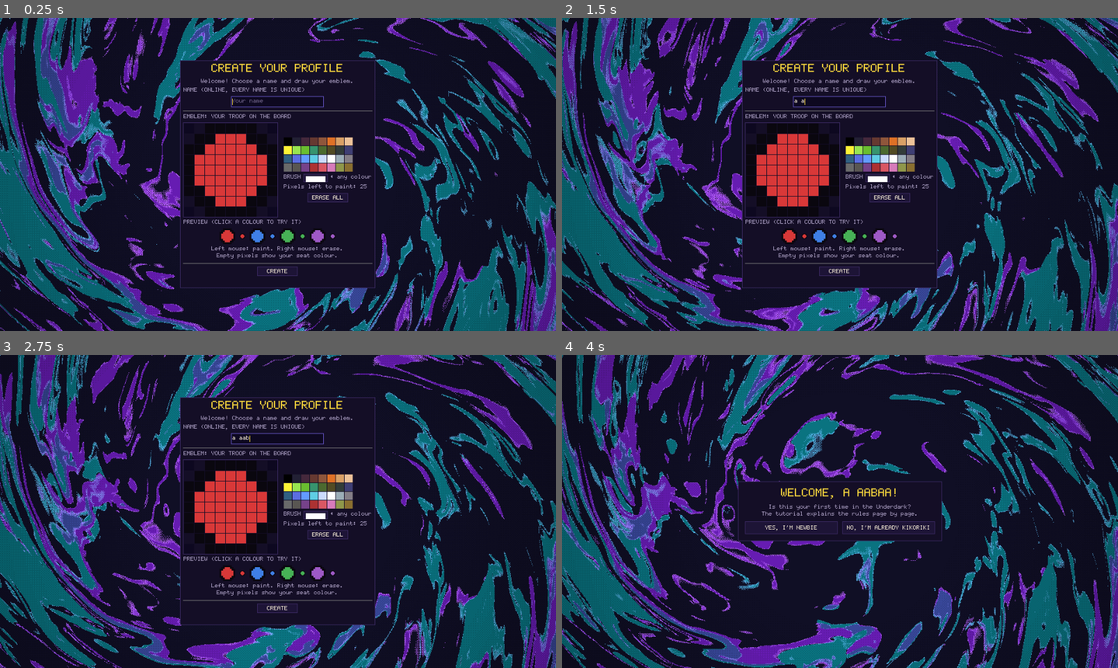
Above: before the commit, frames 1-4 (two rows, left to right).
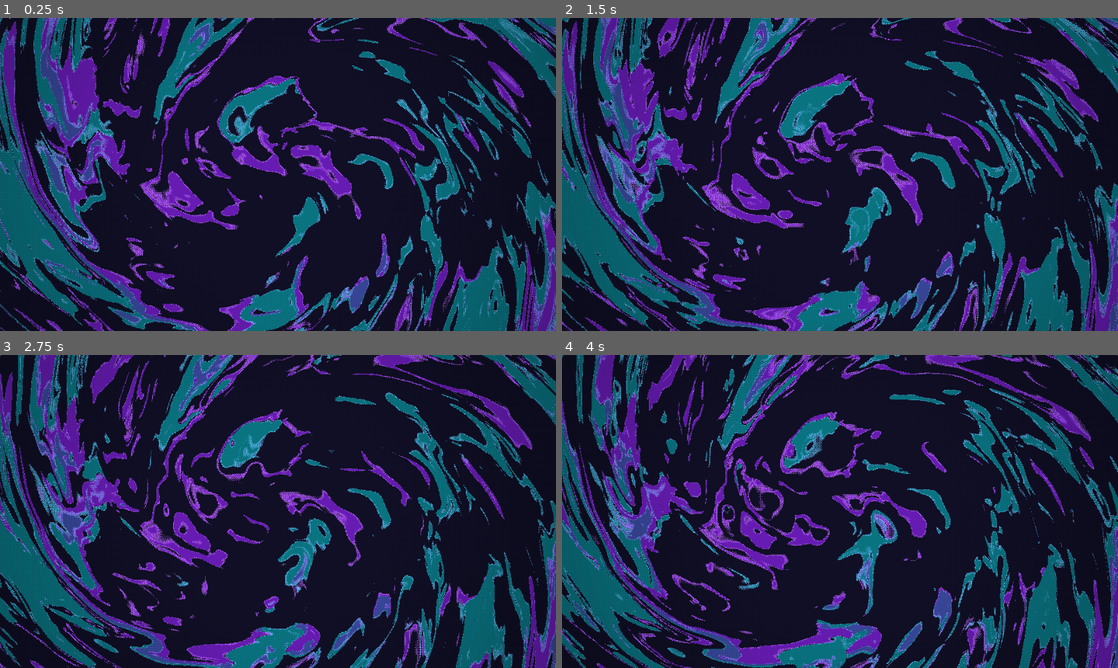
Above: after the commit, the same moments.

Repository: zhenyaapocalipsis/totug
Game: Godot game, scene res://scenes/launcher.tscn
Two runs of this game, one before a commit and one after it. Both use one fixed random seed, a clock stepped at 60 frames per second and the inputs below.
Inputs (mouse positions are in pixels of both pictures, inside the frame that each line leads up to):
- Up to frame 1 (0.25 s): no input
- Up to frame 2 (1.5 s): tap A at 0.5, 1.25 s; move the mouse to (962, 158) at 0.52 s; hold Right 0.53-1.25 s; tap Alt at 0.6 s; click (962, 158) at 0.67 s; tap Space at 0.77 s; drag from (728, 190) to (812, 237) at 1.27 s
- Up to frame 3 (2.75 s): tap A at 2 s; move the mouse to (333, 442) at 2.02 s; hold Right from 2.03 s (still down); tap B at 2.1 s; click (333, 442) at 2.17 s
- Up to frame 4 (4 s): release Right at 2.75 s; tap A at 2.75, 3.5 s; drag from (812, 574) to (673, 464) at 2.77 s; move the mouse to (1006, 558) at 3.52 s; hold Left from 3.53 s (still down); tap Enter at 3.6 s; click (1006, 558) at 3.67 s; tap Space at 3.77 s

The runs differ from the first frame. In frame 1, 9.7% of the frame differs, in the area x 32-68%, y 13-87%; in frame 2, 10%; in frame 3, 10%; in frame 4, 3.1%.
Error after the commit: Parse Error: Could not find type "TurnRecap" in the current scope. (res://scenes/ui/game_screen.gd:103)

Commit message:
UI: сводка ходов без рамки; наведение на её карту — полная карта по центру без Alt
Co-Authored-By: Claude Opus 5.5 <noreply@anthropic.com>

Diff:
--- a/engine/godot/scenes/ui/card_preview.gd
+++ b/engine/godot/scenes/ui/card_preview.gd
@@ -90,7 +90,10 @@
 
 
 func _sync() -> void:
-	if _alt and _hovered != null and is_instance_valid(_hovered):
+	# Карты сводки ходов показываются крупно и без Alt (решение владельца,
+	# 2026-09-26): они крошечные, и другого способа их прочитать нет.
+	var hovered := _hovered != null and is_instance_valid(_hovered)
+	if hovered and (_alt or _hovered.preview_without_alt):
 		if _source != _hovered:
 			_show(_hovered)
 	elif _card != null:
--- a/engine/godot/scenes/ui/card_view.gd
+++ b/engine/godot/scenes/ui/card_view.gd
@@ -65,6 +65,9 @@
 var clickable: bool = false
 ## Показывать ли увеличенную копию при наведении (у самой копии — нет).
 var hover_preview: bool = true
+## Увеличенная копия появляется по одному наведению, без Alt (карты сводки
+## ходов — см. TurnFeed, CardPreview._sync).
+var preview_without_alt: bool = false
 ## Рисовать ли золотую рамку у доступной карты (в окне выбора её нет).
 var highlight: bool = true
 var _pixel: Texture2D = null
--- a/engine/godot/scenes/ui/turn_feed.gd
+++ b/engine/godot/scenes/ui/turn_feed.gd
@@ -1,76 +1,129 @@
-class_name TurnRecap
+class_name TurnFeed
 extends PanelContainer
 
-## Сводка ходов соперников: когда ход приходит к зрителю, у левого края доски
-## на несколько секунд выезжает колонка маленьких карт — что каждый соперник
-## купил, промоутил и съел, пока зритель ждал. Для тех, кто отвернулся:
-## читать ничего не надо, только картинки с подписью BOUGHT / PROMOTED /
-## DEVOURED. Карты — обычные CardView: по наведению и Alt их видно крупно.
+## Сводка ходов — постоянная колонка у левого края экрана (решение
+## владельца, 2026-09-26: «бесконечная сводка слева»). Копит с начала партии
+## всё, что игроки купили, промоутили и съели, маленькими картами с подписью
+## BOUGHT / PROMOTED / DEVOURED — журнал никто не читает, а картинки видно.
 ##
-## Колонкой слева (решение владельца, 2026-09-26): так сводка не закрывает
-## середину доски и руку. Сверху вниз — по порядку ходов, внутри игрока — по
-## порядку действий. Не влезает по высоте — отбрасываются самые старые карты.
+## Сверху вниз — по порядку: каждый ход начинается подписью «RED'S TURN» в
+## цвет игрока. Новая карта встаёт внизу со вспышкой, и колонка сама
+## листается к ней — если игрок не отлистал колёсиком назад, читая историю.
+## Полосы прокрутки нет: она съела бы ширину, а колесо работает и без неё.
 ##
-## Мышь над колонкой держит её на экране; щелчок убирает сразу.
+## Карты — обычные CardView, но крупно их видно по одному наведению, без Alt
+## (полная карта по центру экрана, как в CardPreview).
 
-const SHOW_TIME := 5.0
-const FADE_TIME := 0.18
-## На сколько пикселей колонка выезжает слева.
-const SLIDE := 12.0
 const CARD := Vector2(80, 76)
+const PAD := 3
+## Ширина колонки: карта и поля. GameScreen отдаёт её слева от доски.
+const WIDTH := CARD.x + PAD * 2
+## Больше карт не держим — самые старые уходят (сотни узлов ни к чему).
+const MAX_CELLS := 200
+## Насколько близко к низу надо быть, чтобы колонка продолжала листаться
+## за новыми картами.
+const FOLLOW_SLACK := 8
 
-var _col: VBoxContainer
-var _left := 0.0
-var _fade := 0.0
-var _home := Vector2.ZERO
+var _scroll: ScrollContainer
+var _list: VBoxContainer
+var _placeholder: Label
+var _last_pid := ""
+var _turn_closed := true
+var _cells: Array[Control] = []
+## Сколько кадров ещё дотягивать прокрутку до низа: размер списка после
+## добавления карты станет известен только на следующем кадре.
+var _pin_frames := 0
 
 
 func _init() -> void:
 	mouse_filter = Control.MOUSE_FILTER_STOP
-	visible = false
-	_col = VBoxContainer.new()
-	_col.add_theme_constant_override("separation", 2)
-	_col.mouse_filter = Control.MOUSE_FILTER_IGNORE
-	add_child(_col)
+	# Без подложки и рамки (решение владельца): карты висят прямо над фоном.
+	var style := StyleBoxEmpty.new()
+	style.content_margin_left = PAD
+	style.content_margin_right = PAD
+	style.content_margin_top = 2
+	style.content_margin_bottom = 2
+	add_theme_stylebox_override("panel", style)
+	_scroll = ScrollContainer.new()
+	_scroll.horizontal_scroll_mode = ScrollContainer.SCROLL_MODE_DISABLED
+	_scroll.vertical_scroll_mode = ScrollContainer.SCROLL_MODE_SHOW_NEVER
+	add_child(_scroll)
+	_list = VBoxContainer.new()
+	_list.add_theme_constant_override("separation", 2)
+	_list.size_flags_horizontal = Control.SIZE_EXPAND_FILL
+	_list.mouse_filter = Control.MOUSE_FILTER_IGNORE
+	_scroll.add_child(_list)
+	_placeholder = Label.new()
+	_placeholder.text = "MOVES"
+	_placeholder.horizontal_alignment = HORIZONTAL_ALIGNMENT_CENTER
+	_placeholder.add_theme_color_override("font_color", PixelTheme.TEXT_OFF)
+	_list.add_child(_placeholder)
 	set_process(false)
 
 
-## groups — [{"pid": ..., "items": [{"cid": ..., "tag": "BOUGHT"}, ...]}, ...]
-## по порядку ходов. Колонка встаёт левым верхним углом в top_left и не
-## выше max_height.
-func show_groups(groups: Array, top_left: Vector2, max_height: float) -> void:
-	for child in _col.get_children():
-		_col.remove_child(child)
-		child.queue_free()
-	var border := PixelTheme.BORDER
-	var cells: Array[Control] = []   # от старых к новым — лишние убираем с начала
-	for group: Dictionary in groups:
-		var pid := String(group["pid"])
-		var colour: Color = BoardPanel.PLAYER_COLORS.get(pid, PixelTheme.TEXT)
-		if groups.size() == 1:
-			border = colour
-		var title := Label.new()
-		title.text = "%s'S TURN" % EventLogPanel.player_name(pid).to_upper()
-		title.add_theme_color_override("font_color", colour.lightened(0.3))
-		_col.add_child(title)
-		for item: Dictionary in (group["items"] as Array):
-			var cell := _cell(String(item["cid"]), String(item["tag"]))
-			_col.add_child(cell)
-			cells.append(cell)
-	add_theme_stylebox_override("panel", PixelTheme.box(Color(0.05, 0.04, 0.08, 0.94), border, 1, 3, 3))
-	# Не влезает — убираем самые старые карты, пока колонка не станет по росту.
-	while cells.size() > 1 and get_combined_minimum_size().y > max_height:
-		var old: Control = cells.pop_front()
-		_col.remove_child(old)
+## pid взял карту cid (tag — BOUGHT / PROMOTED / DEVOURED).
+func add(pid: String, cid: String, tag: String) -> void:
+	if _placeholder != null:
+		_placeholder.queue_free()
+		_placeholder = null
+	var follow := _at_bottom()
+	if pid != _last_pid or _turn_closed:
+		_list.add_child(_header(pid))
+		_last_pid = pid
+		_turn_closed = false
+	var cell := _cell(cid, tag)
+	_list.add_child(cell)
+	_cells.append(cell)
+	_trim()
+	if follow:
+		_pin_frames = 2
+		set_process(true)
+
+
+## Ход закончился: следующая карта, даже того же игрока, начнёт новый блок.
+func end_turn() -> void:
+	_turn_closed = true
+
+
+## Для проверок: сколько карт в сводке.
+func card_count() -> int:
+	return _cells.size()
+
+
+func _at_bottom() -> bool:
+	var bar := _scroll.get_v_scroll_bar()
+	return _scroll.scroll_vertical >= int(bar.max_value - bar.page) - FOLLOW_SLACK
+
+
+func _process(_delta: float) -> void:
+	var bar := _scroll.get_v_scroll_bar()
+	_scroll.scroll_vertical = int(bar.max_value)
+	_pin_frames -= 1
+	if _pin_frames <= 0:
+		set_process(false)
+
+
+## Слишком длинная история — убираем самые старые карты и заголовки, над
+## которыми не осталось карт.
+func _trim() -> void:
+	while _cells.size() > MAX_CELLS:
+		var old: Control = _cells.pop_front()
+		_list.remove_child(old)
 		old.queue_free()
-	visible = true
-	reset_size()
-	size = get_combined_minimum_size()
-	_home = top_left.round()
-	_left = SHOW_TIME
-	_fade = 0.0
-	_apply()
-	set_process(true)
+	while _list.get_child_count() > 1 and _list.get_child(0) is Label \
+			and _list.get_child(1) is Label:
+		var header := _list.get_child(0)
+		_list.remove_child(header)
+		header.queue_free()
+
+
+func _header(pid: String) -> Label:
+	var colour: Color = BoardPanel.PLAYER_COLORS.get(pid, PixelTheme.TEXT)
+	var title := Label.new()
+	title.text = "%s'S TURN" % EventLogPanel.player_name(pid).to_upper()
+	title.clip_text = true
+	title.add_theme_color_override("font_color", colour.lightened(0.3))
+	return title
 
 
 func _cell(cid: String, tag: String) -> Control:
@@ -79,7 +132,12 @@
 	cell.mouse_filter = Control.MOUSE_FILTER_IGNORE
 	var card := CardView.new(cid, int(CARD.x), int(CARD.y))
 	card.set_clickable(false, false)
+	card.preview_without_alt = true
+	# PASS, а не STOP: колесо над картой должно листать колонку.
+	card.mouse_filter = Control.MOUSE_FILTER_PASS
 	cell.add_child(card)
+	# Новая карта встаёт со вспышкой — глаз замечает, что сводка пополнилась.
+	card.flash_arrival()
 	var label := Label.new()
 	label.text = tag
 	label.horizontal_alignment = HORIZONTAL_ALIGNMENT_CENTER
@@ -87,40 +145,3 @@
 		PixelTheme.DANGER if tag == "DEVOURED" else PixelTheme.TEXT_DIM)
 	cell.add_child(label)
 	return cell
-
-
-## Для проверок: сколько карт сейчас в сводке.
-func card_count() -> int:
-	var n := 0
-	for child in _col.get_children():
-		if child is VBoxContainer:
-			n += 1
-	return n
-
-
-func dismiss() -> void:
-	_left = minf(_left, 0.0)
-
-
-func _process(delta: float) -> void:
-	var hovered := get_global_rect().has_point(get_global_mouse_position())
-	if not hovered:
-		_left -= delta
-	_fade = move_toward(_fade, 1.0 if _left > 0.0 else 0.0, delta / FADE_TIME)
-	_apply()
-	if _left <= 0.0 and _fade <= 0.0:
-		visible = false
-		set_process(false)
-
-
-## Выезд слева и проявление — только целыми пикселями.
-func _apply() -> void:
-	var k := 1.0 - (1.0 - _fade) * (1.0 - _fade)
-	position = _home - Vector2(roundf(SLIDE * (1.0 - k)), 0)
-	modulate.a = k
-
-
-func _gui_input(event: InputEvent) -> void:
-	if event is InputEventMouseButton and event.pressed and event.button_index == MOUSE_BUTTON_LEFT:
-		dismiss()
-		accept_event()
--- a/engine/godot/tests/ui_input.gd
+++ b/engine/godot/tests/ui_input.gd
@@ -39,6 +39,7 @@
 var _played_view: CardView = null
 var _capture_site := ""
 var _move_to := ""
+var _feed_before := 0
 
 
 func _initialize() -> void:
@@ -98,6 +99,8 @@
 		28: _step_check_showcase()
 		29: _step_recap()
 		30: _step_check_recap()
+		31: _step_hover_feed()
+		32: _step_check_hover_feed()
 		_:
 			print("\n=== пройдено: %d, провалено: %d ===\n" % [_passed, _failed])
 			quit(1 if _failed > 0 else 0)
@@ -500,8 +503,8 @@
 	check(showcase.queued() == 3, "промотка уводит карту, а не выкидывает её из очереди")
 
 
-## Сводка хода соперника: что он купил и съел, показывается, когда ход
-## пришёл к зрителю — после того как доиграет витрина.
+## Сводка ходов слева: каждая покупка, промоут и devour — любого игрока —
+## сразу встаёт картой в колонку; конец хода начинает новый блок.
 func _step_recap() -> void:
 	var me := _screen.viewer_id
 	var foe := ""
@@ -509,25 +512,39 @@
 		if pid != me:
 			foe = pid
 	var cid := _screen._market_panel.card_id_at(1)
-	# Сводку могли уже показать концы ходов в прошлых шагах — убираем.
-	_screen._recap.visible = false
-	_screen._recap.set_process(false)
-	_screen._recap_items.clear()
+	_feed_before = _screen._feed.card_count()
 	_screen._react_to_events([
 		{"type": "recruit", "player_id": foe, "market_index": 1, "card_id": cid},
 		{"type": "devour", "player_id": foe, "card_id": cid, "source": "market"},
-		{"type": "recruit", "player_id": me, "market_index": 1, "card_id": cid},
-		{"type": "turn_ended", "player_id": foe, "game_over": false}])
-	check(not _screen._recap.visible, "пока идёт витрина, сводка ждёт")
-	var showcase: CardShowcase = _screen._showcase
-	showcase._queue.clear()
-	showcase._next()
+		{"type": "turn_ended", "player_id": foe, "game_over": false},
+		{"type": "recruit", "player_id": me, "market_index": 1, "card_id": cid}])
 
 
 func _step_check_recap() -> void:
-	var recap: TurnRecap = _screen._recap
-	check(recap.visible and recap.card_count() == 2,
-		"сводка показала покупку и devour соперника, но не свою покупку (%d)" % recap.card_count())
+	var feed: TurnFeed = _screen._feed
+	check(feed.visible and feed.card_count() - _feed_before == 3,
+		"сводка слева пополнилась тремя картами (%d)" % (feed.card_count() - _feed_before))
+	check(feed.get_global_rect().end.x < _screen._board_area.get_global_rect().position.x,
+		"сводка стоит слева от доски и её не закрывает")
+
+
+## Наведение на карту сводки слева — полная карта по центру, без Alt.
+func _step_hover_feed() -> void:
+	var feed: TurnFeed = _screen._feed
+	var card: CardView = null
+	for cell in feed._cells:
+		var c: CardView = cell.get_child(0)
+		if c.is_visible_in_tree() and feed.get_global_rect().encloses(c.get_global_rect()):
+			card = c
+	check(card != null, "в сводке видна карта")
+	if card != null:
+		_move_mouse(card.get_global_rect().get_center())
+
+
+func _step_check_hover_feed() -> void:
+	check(not CardPreview.active.alt_held() and CardPreview.active.has_preview(),
+		"наведение на карту сводки показало её крупно без Alt")
+	_move_mouse(Vector2(480, 200))
 
 
 # --- вспомогательное ---------------------------------------------------------
